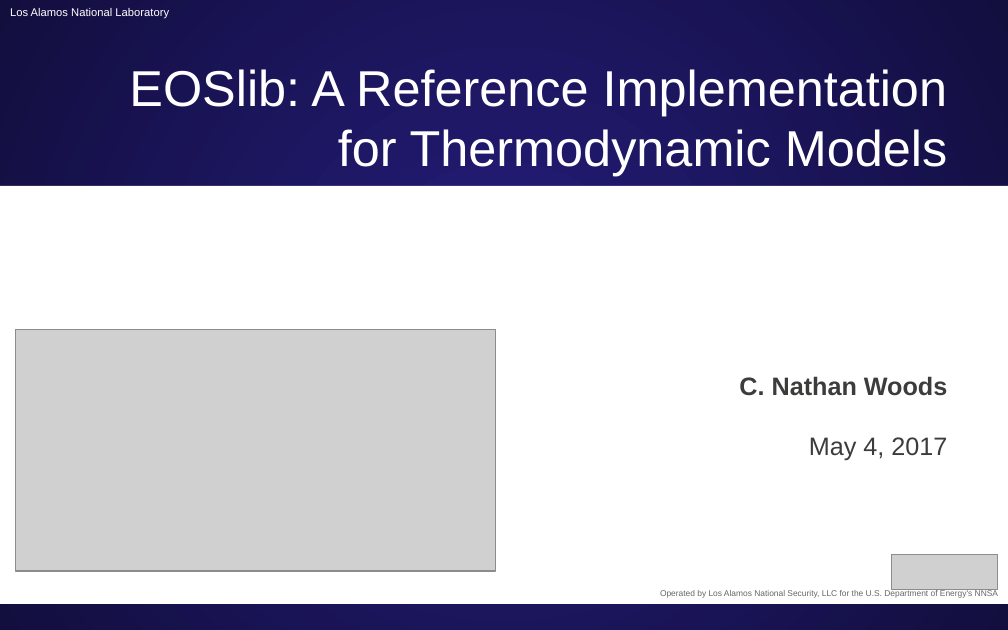
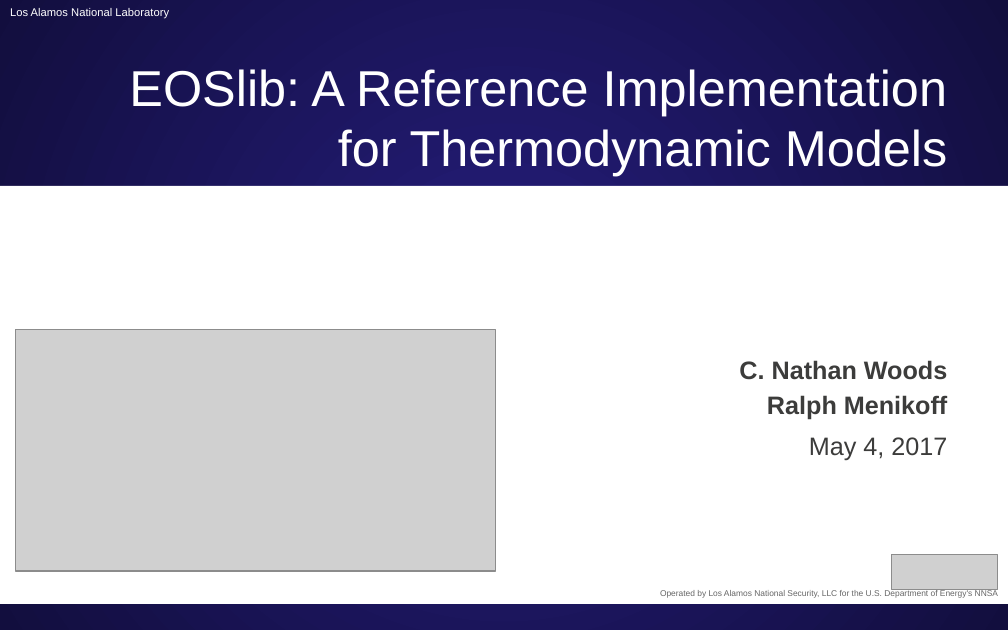
Before and after one commit to lanl/EOSlib, a slide deck: slide 2 of doc/ASME V&V Symposium/ASME V&V Symposium.pptx (slide 4 before the commit). Drawn at 1008x630 pixels with LibreOffice and Linux fonts; fonts in the diff are those of the drawing; grey boxes stand for pictures. Boxes give left, top, right and bottom in pixels: in the first picture for what was removed or moved away, otherwise in the second. Text is boxed around its words. In the diff, an @@ line names an element or a change of style, - is before the commit and + after.

Commit message:
updates to PPT

```diff
--- a/doc/ASME V&V Symposium/ASME V&V Symposium.pptx
+++ b/doc/ASME V&V Symposium/ASME V&V Symposium.pptx
@@ text "C. Nathan Woods": place and size @@
-text "C. Nathan Woods" at [739, 376, 947, 396]
+text "C. Nathan Woods" at [739, 360, 948, 420]
@@ text at [767, 395, 948, 420]: paragraph added @@
+Ralph Menikoff
```
Also in this commit, not shown: 6 slides added, 12 slides removed, 2 other files.
